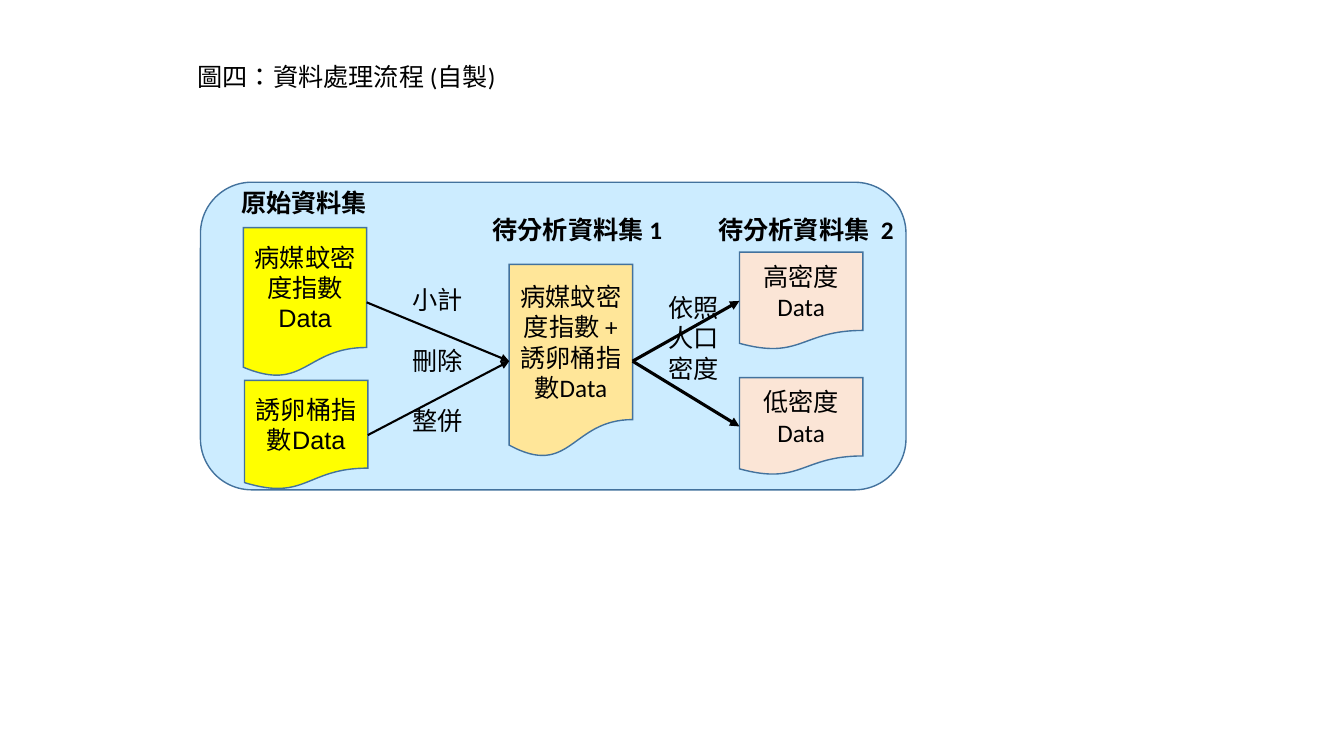
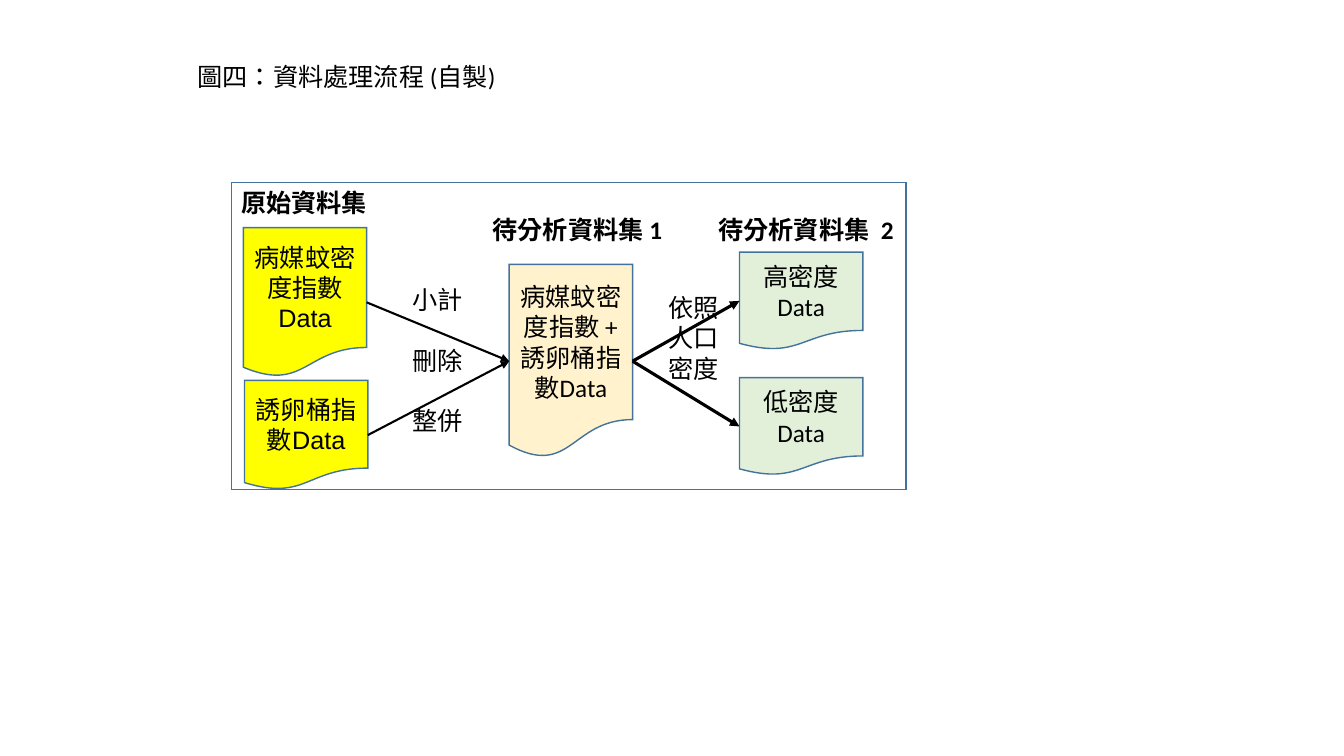
Before and after one commit to hungtai/mylinebot, a slide deck: slide 4 of 用的圖.pptx. Drawn at 1344x756 pixels with LibreOffice and Linux fonts; fonts in the diff are those of the drawing. Boxes give left, top, right and bottom in pixels: in the first picture for what was removed or moved away, otherwise in the second. Text is boxed around its words. In the diff, an @@ line names an element or a change of style, - is before the commit and + after.

```diff
--- a/用的圖.pptx
+++ b/用的圖.pptx
@@ rounded rectangle removed at [201, 182, 906, 490] @@
@@ rectangle added at [231, 182, 905, 490], outline #43739E 1 pt @@
@@ flow chart document "病媒蚊密度指數 + 誘卵桶指數Data" at [509, 264, 632, 458]: fill #FFE699 to #FFF2CC @@
@@ flow chart document "高密度Data" at [740, 252, 863, 350]: fill #FBE5D6 to #E2F0D9 @@
@@ flow chart document "低密度Data" at [740, 378, 863, 476]: fill #FBE5D6 to #E2F0D9 @@
```
Also in this commit, not shown: 2 other slides changed.
